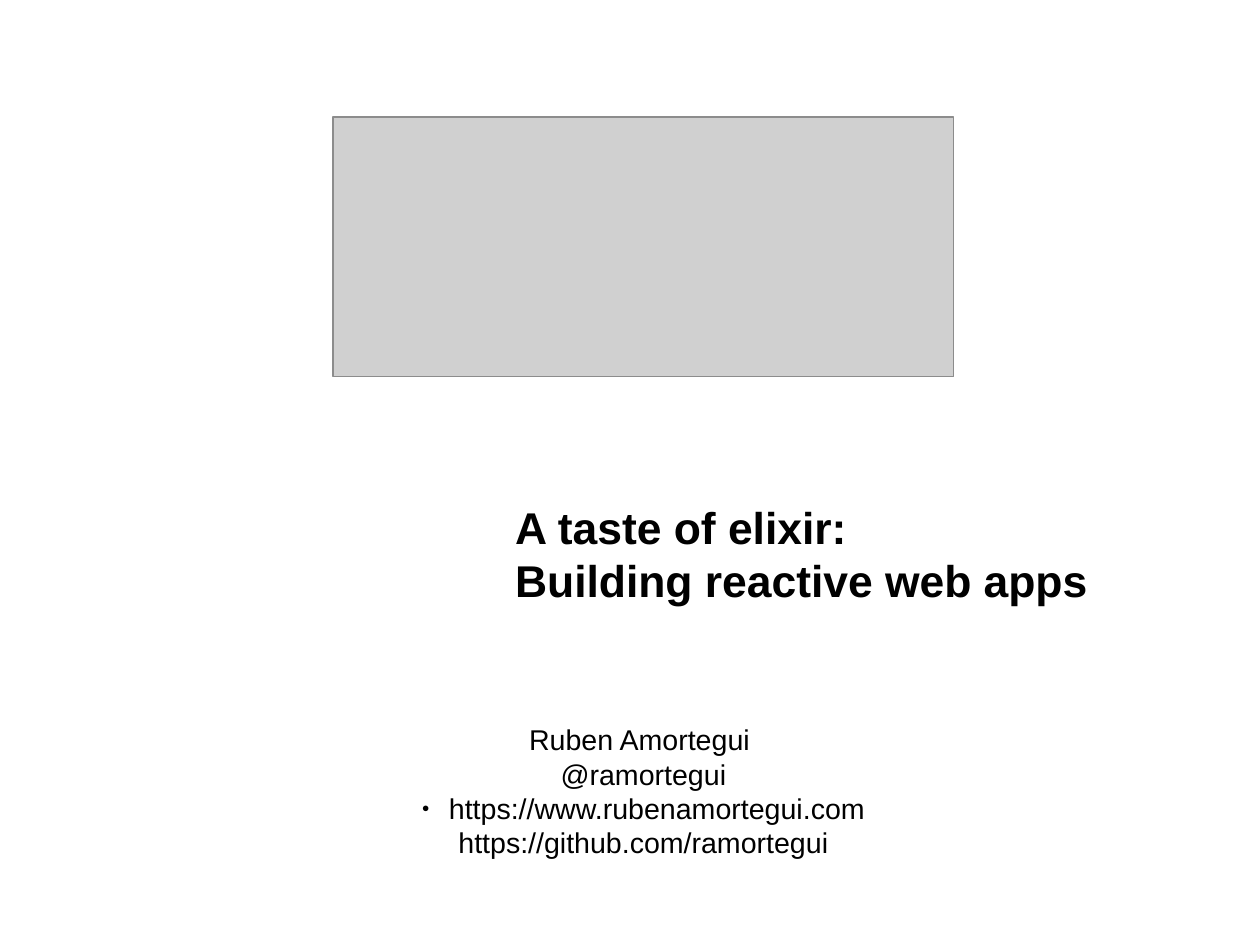
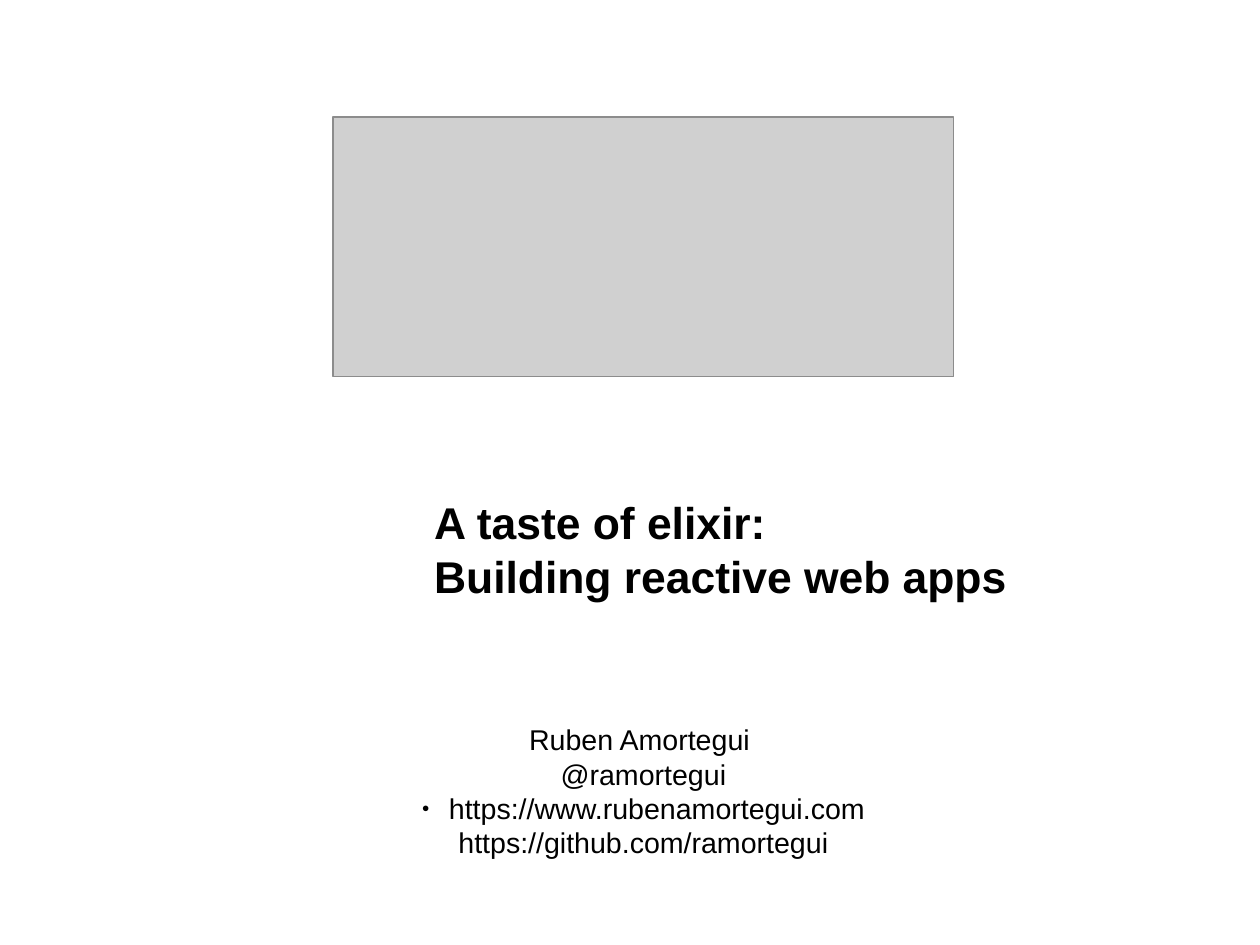
Before and after one commit to ramortegui/talks, a slide deck: slide 1 of odps/elixir-reactive-app.odp. Drawn at 1260x945 pixels with LibreOffice and Linux fonts; fonts in the diff are those of the drawing; grey boxes stand for pictures. Boxes give left, top, right and bottom in pixels: in the first picture for what was removed or moved away, otherwise in the second. Text is boxed around its words. In the diff, an @@ line names an element or a change of style, - is before the commit and + after.

```diff
--- a/odps/elixir-reactive-app.odp
+++ b/odps/elixir-reactive-app.odp
@@ text "A taste of elixir:": place and size @@
-text "A taste of elixir:" at (515, 511, 1088, 607)
+text "A taste of elixir:" at (434, 506, 1007, 602)
```
Also in this commit, not shown: 8 other slides changed, 5 slides added, 2 slides removed.
